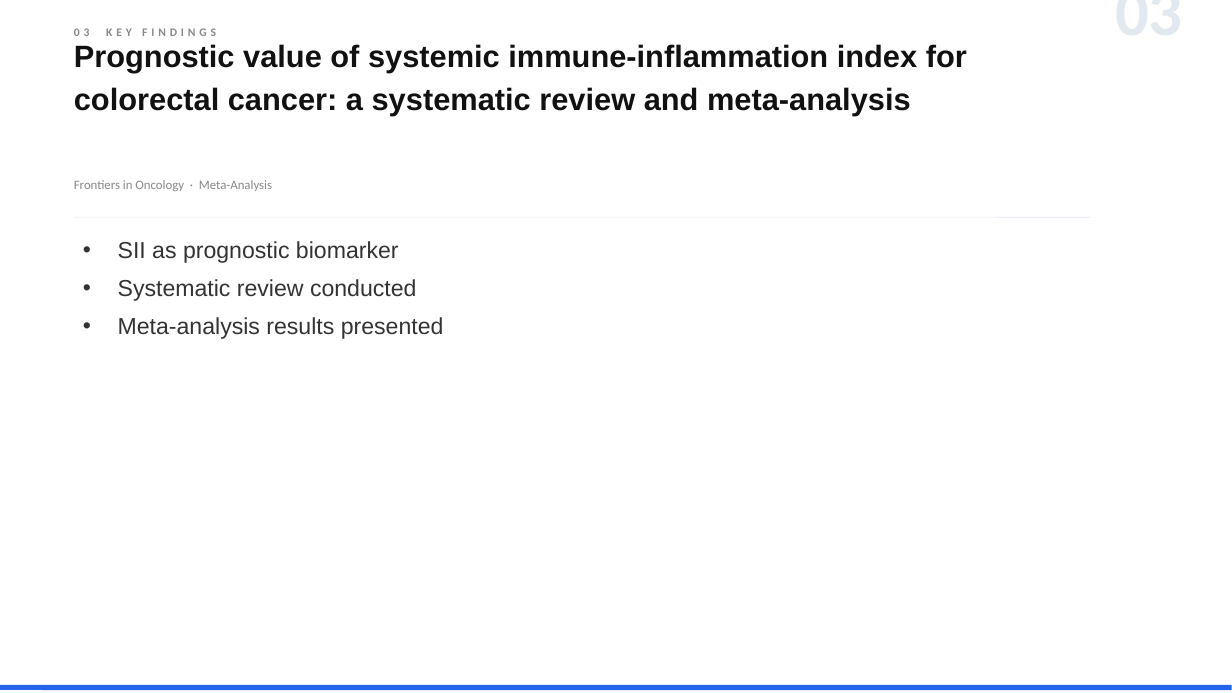
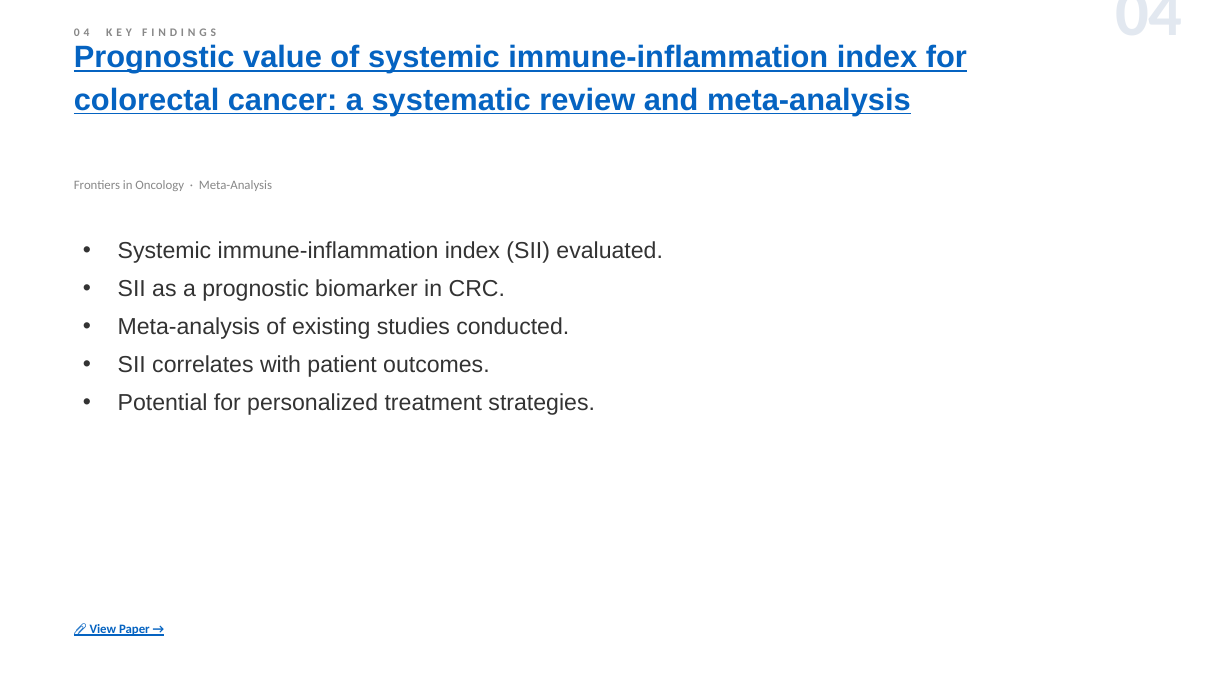
Before and after one commit to jejenhu-maker/colorectal-weekly-digest, a slide deck: slide 6 of docs/digest-en.pptx (slide 5 before the commit). Drawn at 1232x693 pixels with LibreOffice and Linux fonts; fonts in the diff are those of the drawing. Boxes give left, top, right and bottom in pixels: in the first picture for what was removed or moved away, otherwise in the second. Text is boxed around its words. In the diff, an @@ line names an element or a change of style, - is before the commit and + after.

```diff
--- a/docs/digest-en.pptx
+++ b/docs/digest-en.pptx
@@ text at (74,28,216,36): text changed @@
-03 KEY FINDINGS
+04 KEY FINDINGS
@@ text at (924,9,1183,9): text changed @@
-03
+04
@@ text "Prognostic value of systemic immune-inflammation ..." at (74,44,967,115): text colour #111111 to #0563C1, underline on @@
@@ line removed from (74, 217) to (1091, 217) @@
@@ text at (118,241,663,415): text changed @@
-• SII as prognostic biomarker
-• Systematic review conducted
-• Meta-analysis results presented
+• Systemic immune-inflammation index (SII) evaluated.
+• SII as a prognostic biomarker in CRC.
+• Meta-analysis of existing studies conducted.
+• SII correlates with patient outcomes.
+• Potential for personalized treatment strategies.
@@ text added at (90,624,150,636), 10 pt, text #0563C1, bold, underline @@
+📎 View Paper →
@@ line removed from (0, 688) to (1232, 688) @@
```
Also in this commit, not shown: 11 other slides changed, 2 slides added, 2 slides removed, 3 other files.
